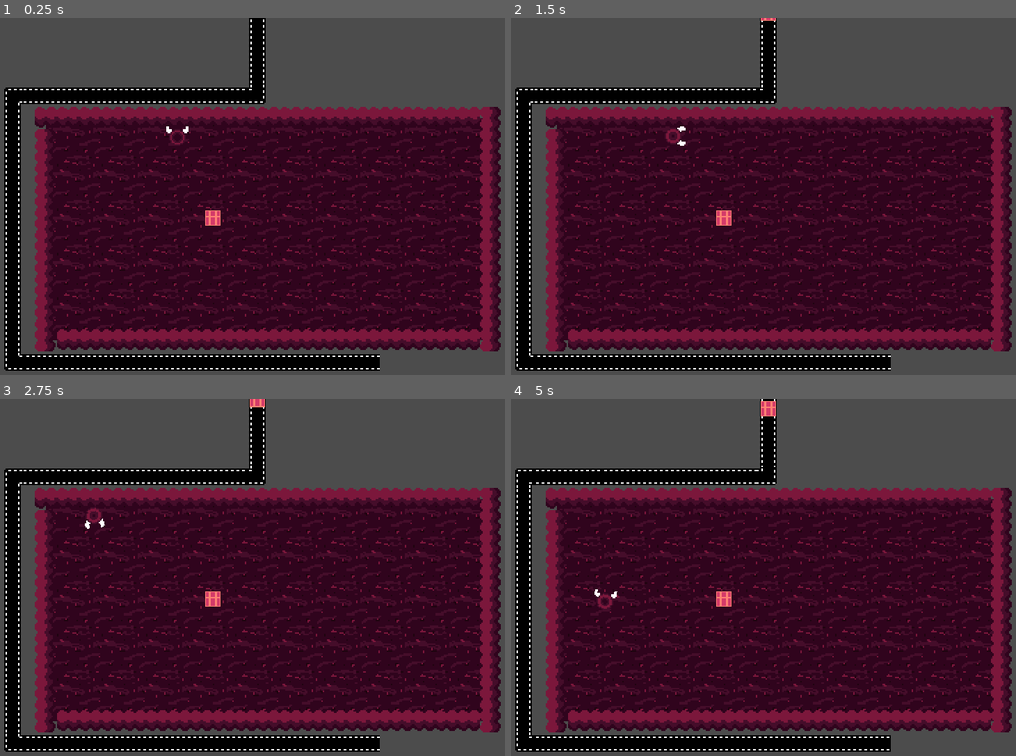
Above: before the commit, frames 1-4 (two rows, left to right).
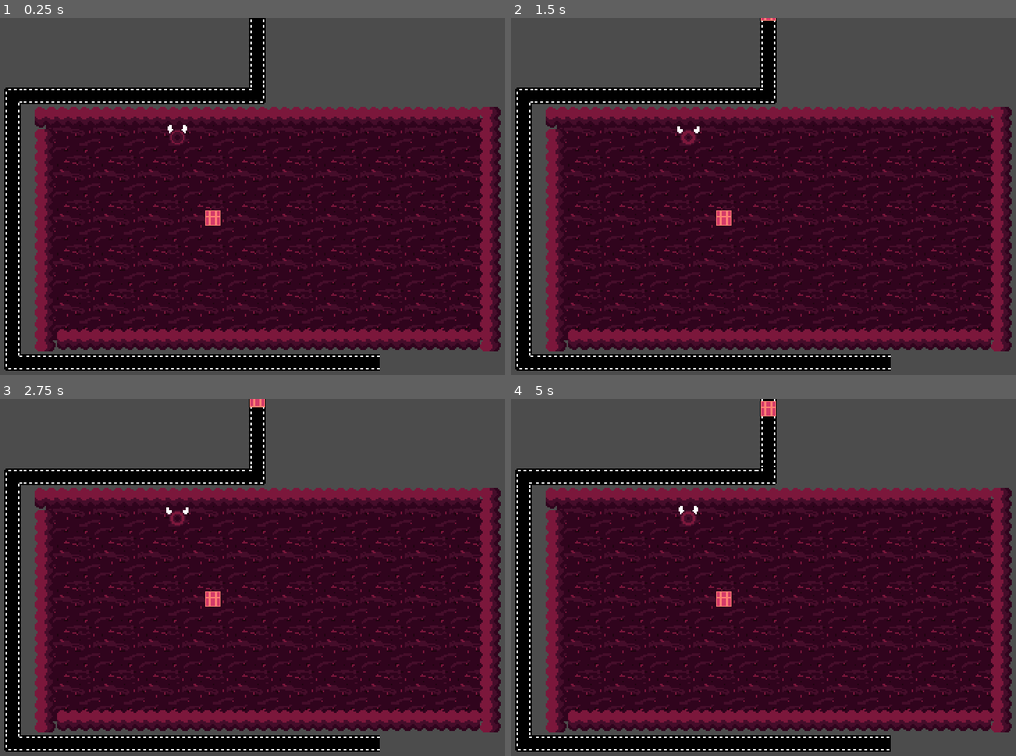
Above: after the commit, the same moments.

Repository: Flipez/arnold
Game: Godot game, scene res://Scenes/MainLevel.tscn
Two runs of this game, one before a commit and one after it. Both use one fixed random seed, a clock stepped at 60 frames per second and the inputs below.
Inputs:
- Up to frame 1 (0.25 s): no input
- Up to frame 2 (1.5 s): hold Right (ui_right) 0.53-1.28 s; tap Space (ui_select) at 0.77 s; tap Enter at 1.25 s; hold Down (ui_down) from 1.28 s (still down)
- Up to frame 3 (2.75 s): tap Space (ui_select) at 1.52 s; release Down (ui_down) at 2.03 s; hold Right (ui_right) from 2.03 s (still down)
- Up to frame 4 (5 s): release Right (ui_right) at 2.78 s; hold Up (ui_up) 2.78-3.53 s; tap Space (ui_select) at 3.02, 3.77, 4.52 s; hold Left (ui_left) from 3.53 s (still down)

The runs differ from the first frame. In frame 1, less than 0.1% of the frame differs, in the area x 32-38%, y 29-33%; in frame 2, 0.2%; in frame 3, 0.2%; in frame 4, 0.2%, in the area x 16-38%, y 29-59%.
Error after the commit: Parse Error: The method "set_animation" isn't declared in the current class. (res://Scenes/Player.gd:26)

Commit message:
Revert "Revert "Merge branch 'master' of https://github.com/Flipez/inside-the-machine""
This reverts commit 72b7d0c4c605425c97e3f25557e3b0d58e36468f.

Diff:
--- a/Scenes/Player.gd
+++ b/Scenes/Player.gd
@@ -6,6 +6,7 @@
 
 var velocity = Vector2.ZERO
 var input_vector = Vector2.ZERO
+var is_holding_crate = false
 
 enum {
   MOVE,
@@ -22,6 +23,7 @@
   pass
 
 func _physics_process(delta):
+  set_animation()
   match state:
     MOVE:
       move_state(delta)
@@ -34,6 +36,9 @@
     interactionArea.disabled = false
   else:
     interactionArea.disabled = true
+
+
+
 
 
 func move_state(delta):
@@ -74,4 +79,8 @@
   interactionArea.disabled = true
 
 func _on_interactionArea_area_entered(area):
-  pass
+  is_holding_crate = true
+
+
+func _on_InteractionArea_area_exited(area):
+  is_holding_crate = false
--- a/Scenes/Player.tscn
+++ b/Scenes/Player.tscn
@@ -35,12 +35,33 @@
 atlas = ExtResource( 1 )
 region = Rect2( 112, 0, 16, 16 )
 
+[sub_resource type="AtlasTexture" id=12]
+atlas = ExtResource( 1 )
+region = Rect2( 0, 0, 16, 16 )
+
+[sub_resource type="AtlasTexture" id=13]
+atlas = ExtResource( 1 )
+region = Rect2( 32, 0, 16, 16 )
+
+[sub_resource type="AtlasTexture" id=14]
+atlas = ExtResource( 1 )
+region = Rect2( 64, 0, 16, 16 )
+
+[sub_resource type="AtlasTexture" id=15]
+atlas = ExtResource( 1 )
+region = Rect2( 96, 0, 16, 16 )
+
 [sub_resource type="SpriteFrames" id=9]
 animations = [ {
 "frames": [ SubResource( 1 ), SubResource( 2 ), SubResource( 3 ), SubResource( 4 ), SubResource( 5 ), SubResource( 6 ), SubResource( 7 ), SubResource( 8 ) ],
 "loop": true,
 "name": "default",
 "speed": 2.0
+}, {
+"frames": [ SubResource( 12 ), SubResource( 13 ), SubResource( 14 ), SubResource( 15 ) ],
+"loop": true,
+"name": "holding",
+"speed": 5.0
 } ]
 
 [sub_resource type="CircleShape2D" id=10]
@@ -54,9 +75,11 @@
 script = ExtResource( 2 )
 
 [node name="AnimatedSprite" type="AnimatedSprite" parent="."]
+position = Vector2( -58.2486, 21.9982 )
 frames = SubResource( 9 )
-frame = 4
+frame = 5
 playing = true
+offset = Vector2( 58.2486, -21.9982 )
 
 [node name="CollisionShape2D" type="CollisionShape2D" parent="."]
 position = Vector2( 0.0398848, 0.178554 )
@@ -77,4 +100,5 @@
 disabled = true
 
 [connection signal="area_entered" from="InteractionArea" to="." method="_on_interactionArea_area_entered"]
+[connection signal="area_exited" from="InteractionArea" to="." method="_on_InteractionArea_area_exited"]
 [connection signal="timeout" from="InteractionArea/InteractionTimer" to="." method="_on_InteractionTimer_timeout"]
Not shown: 1 places in Scenes/Player.tscn that only renumber resources
